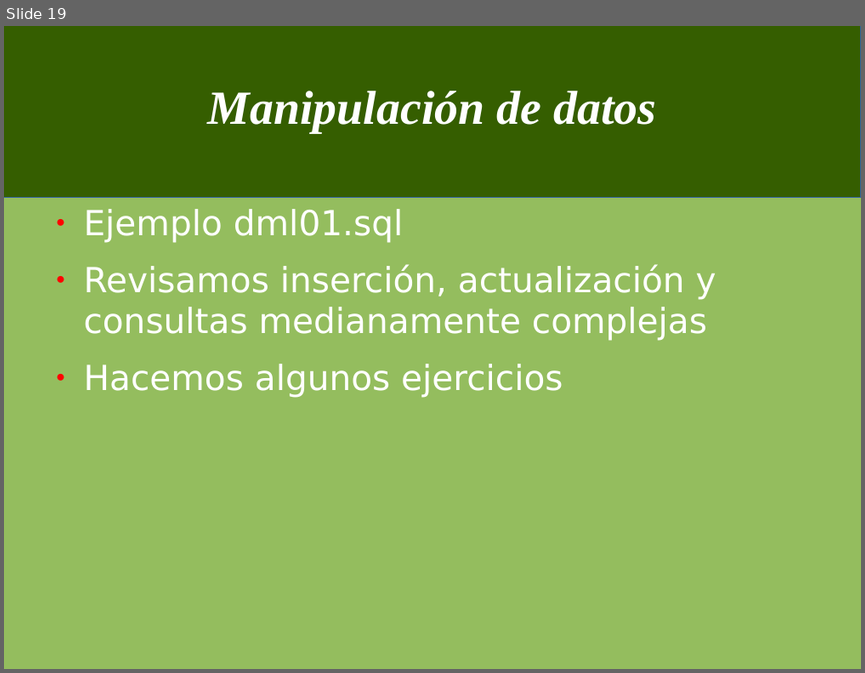
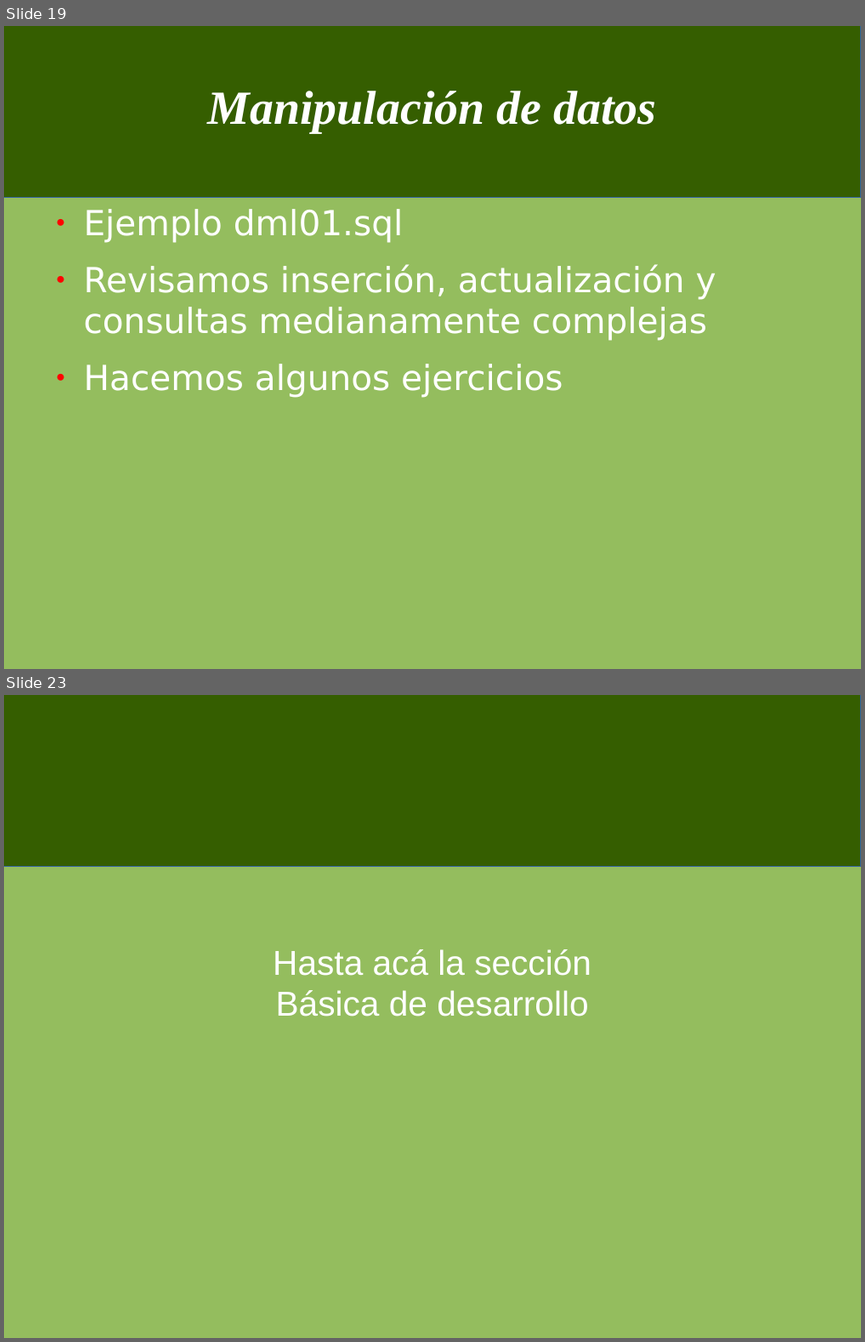
Before and after one commit to jorgeu/curso-postgresql, a slide deck: cursopostgres.odp. Shown one above the other, each under a label of ours: slide 19 before the commit, slides 19 and 23 after it; the slides between them are not shown. The pictures are 865x673 and 865x1342 pixels, drawn with LibreOffice and Linux fonts; fonts in the diff are those of the drawing. Boxes give left, top, right and bottom in pixels: in the first picture for what was removed or moved away, otherwise in the second. Text is boxed around its words. In the diff, an @@ line names an element or a change of style, - is before the commit and + after.

```diff
--- a/cursopostgres.odp
+++ b/cursopostgres.odp
@@ slide 23 added at [4,695,861,1338], background #94BD5E; not listed: 1 template element that a slide beside it also shows @@
@@ subtitle added at [273,949,591,1016], 32 pt, text #FFFFFF @@
+Hasta acá la sección
+Básica de desarrollo
```
Also in this commit, not shown: 3 other slides added, 1 slide removed, 2 other files.
